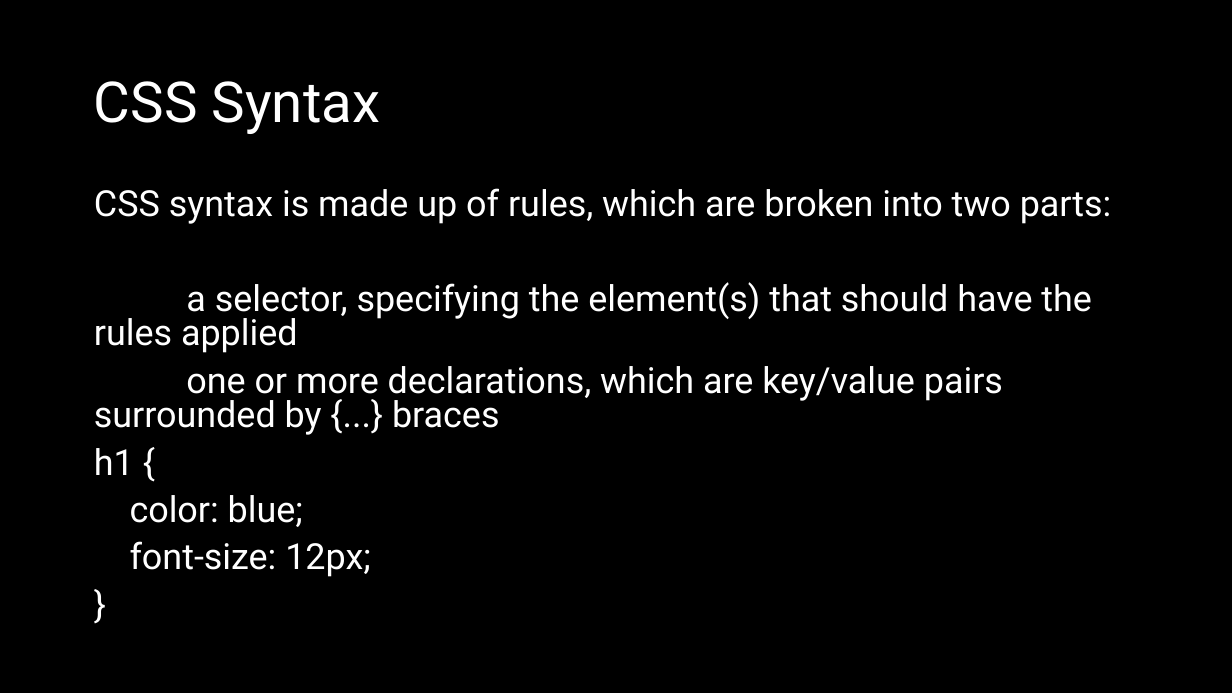
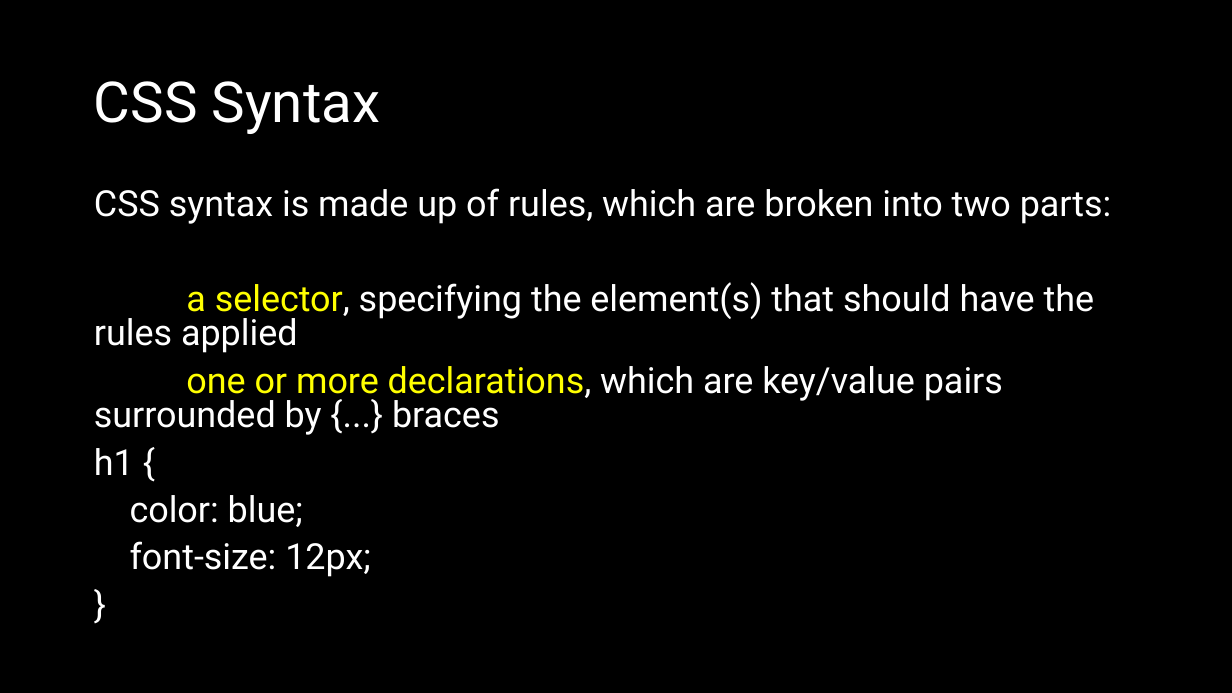
Before and after one commit to natiquekeyin/fall2024, a slide deck: slide 5 of FrontEnd/Week3/Week3.pptx. Drawn at 1232x693 pixels with LibreOffice and Linux fonts; fonts in the diff are those of the drawing. Boxes give left, top, right and bottom in pixels: in the first picture for what was removed or moved away, otherwise in the second. Text is boxed around its words. In the diff, an @@ line names an element or a change of style, - is before the commit and + after.

```diff
--- a/FrontEnd/Week3/Week3.pptx
+++ b/FrontEnd/Week3/Week3.pptx
@@ text at box(94, 282, 1095, 435): text colour #FFFFFF to #FFFF00 in "a selector,", "one or more declarations," @@
```
Also in this commit, not shown: 2 other slides changed, 3 other files.
